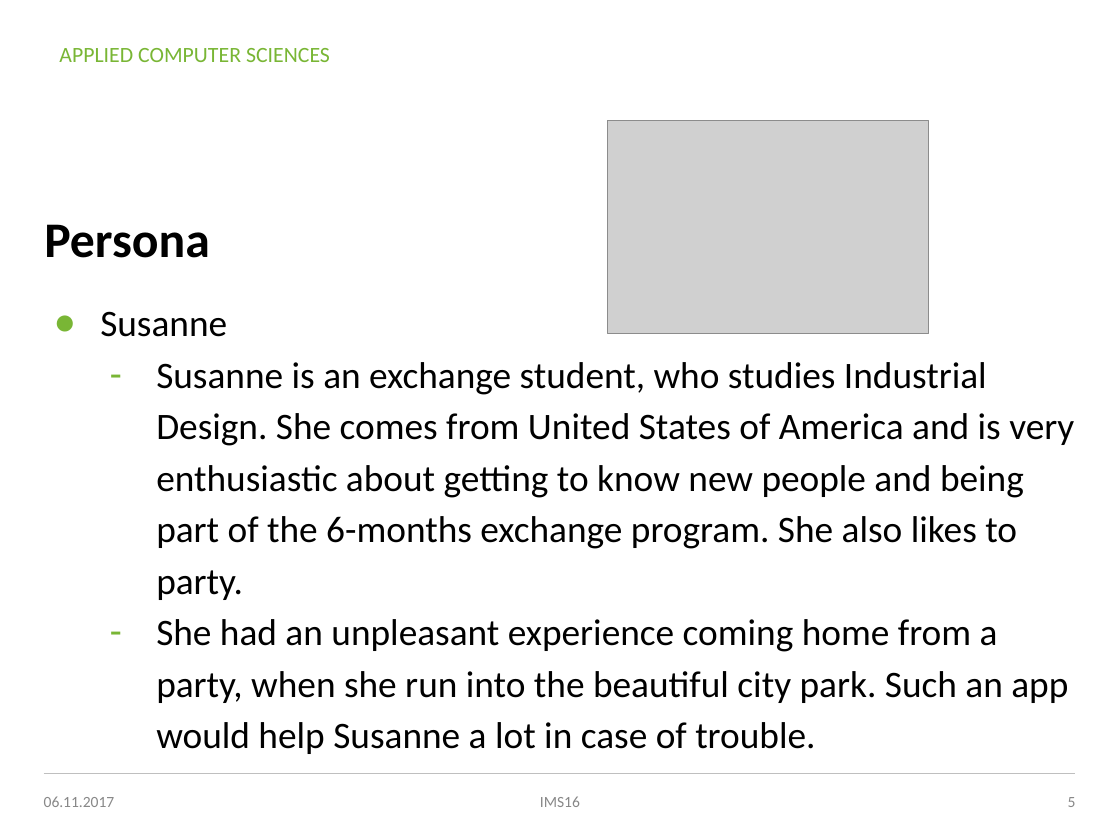
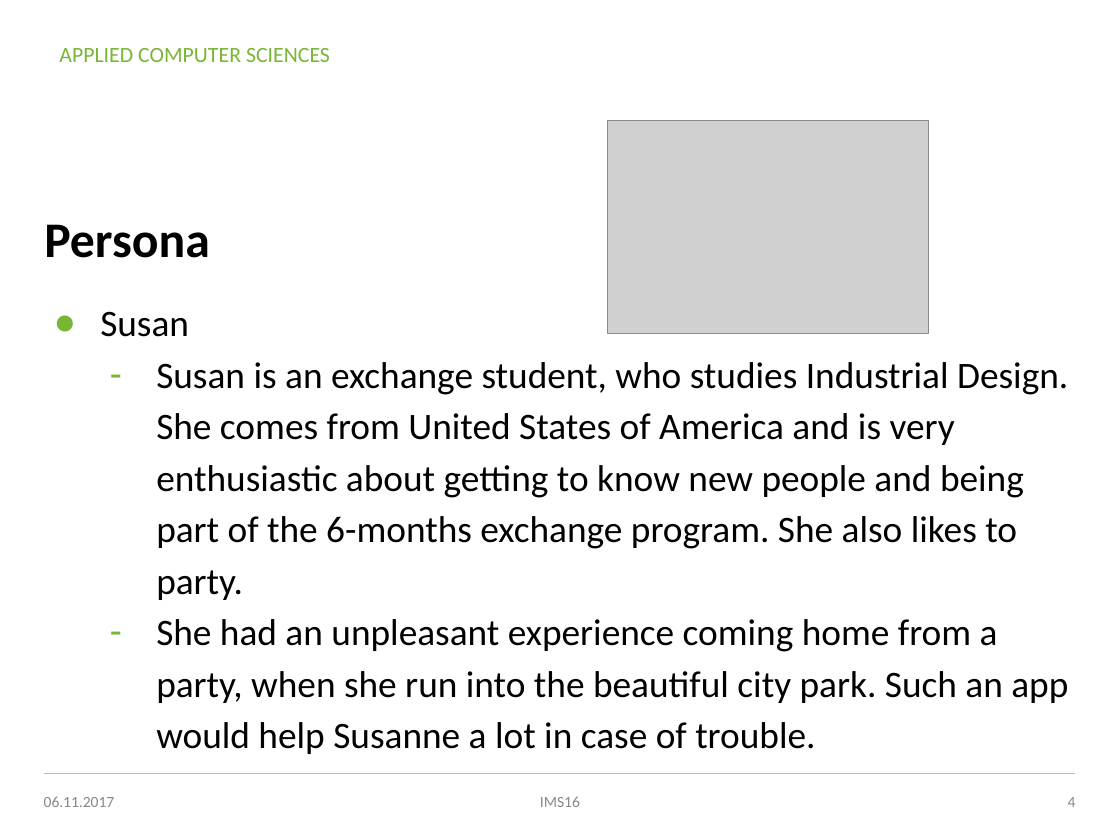
Before and after one commit to MICSTI/emergency-alerter-ios, a slide deck: slide 4 of presentations/01_idea_emergency_alerter.pptx (slide 5 before the commit). Drawn at 1120x840 pixels with LibreOffice and Linux fonts; fonts in the diff are those of the drawing; grey boxes stand for pictures; background and template pictures are left out. Boxes give left, top, right and bottom in pixels: in the first picture for what was removed or moved away, otherwise in the second. Text is boxed around its words. In the diff, an @@ line names an element or a change of style, - is before the commit and + after.

Commit message:
Final changes to presentation

```diff
--- a/presentations/01_idea_emergency_alerter.pptx
+++ b/presentations/01_idea_emergency_alerter.pptx
@@ text at [100, 311, 1068, 600]: text changed @@
-● Susanne
-– Susanne is an exchange student, who studies Industrial Design. She comes from United States of America and is very enthusiastic about getting to know new people and being part of the 6-months exchange program. She also likes to party.
+● Susan
+– Susan is an exchange student, who studies Industrial Design. She comes from United States of America and is very enthusiastic about getting to know new people and being part of the 6-months exchange program. She also likes to party.
@@ page number at [1068, 797, 1076, 807]: text changed @@
-5
+4
```
Also in this commit, not shown: 1 slide removed.
